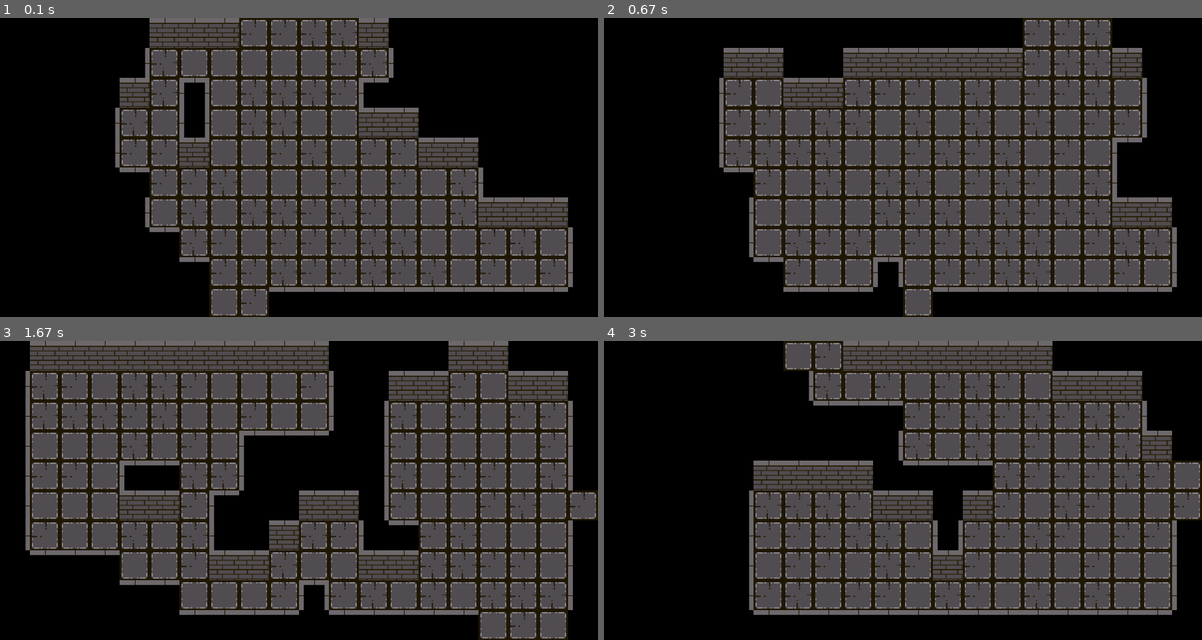
Above: before the commit, frames 1-4 (two rows, left to right).
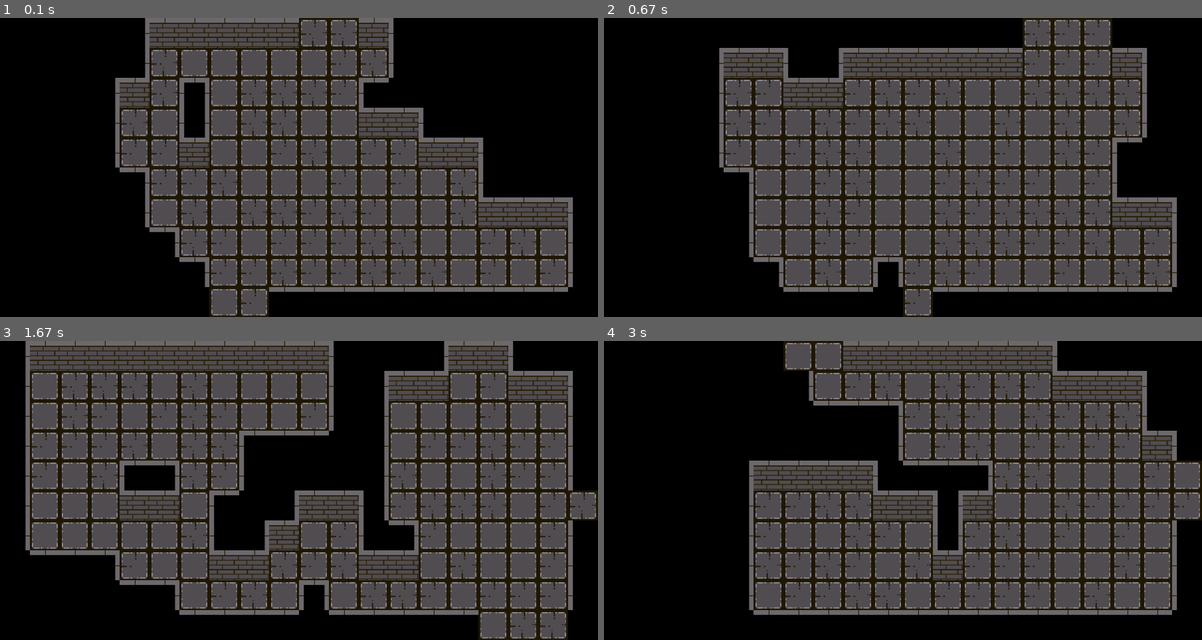
Above: after the commit, the same moments.

Repository: philogamer/pygame1
Game: pygame game, started from code.py
The game is run twice, just before and just after one commit, with the same random seed, the same clock (stepped at 60 frames per second) and the same inputs.
Inputs:
- Up to frame 1 (0.1 s): no input
- Up to frame 2 (0.67 s): tap Space at 0.33 s
- Up to frame 3 (1.67 s): tap Space at 0.67, 1, 1.33 s
- Up to frame 4 (3 s): tap Space at 1.67 s

The runs differ from the first frame. In frame 1, 1.2% of the frame differs, in the area x 19-96%, y 0-90%; in frame 2, 1.3%; in frame 3, 1.8%, in the area x 4-100%, y 0-100%; in frame 4, 1.2%.

Commit message:
fully complete the function of random the map for each stage

Diff:
--- a/code.py
+++ b/code.py
@@ -55,7 +55,9 @@
         elif type=='ST':
             self.img='assets/ST.png'
         elif type=='SRT':
-            self.img='assets/ST.png'
+            self.img='assets/SRT.png'
+        elif type=='S4':
+            self.img='assets/S4.png'
         self.img=pygame.image.load(self.img).convert_alpha()
         self.img=pygame.transform.scale(self.img,(75,75))
         self.rect=pygame.Rect(self.x,self.y,75,75)
@@ -66,12 +68,24 @@
         self.position=xy
         self.y=xy%10*75
         self.x=(xy-xy%10)/10*75
+        self.targetx=self.x
+        self.targety=self.y
+        self.direction='right'
+        self.speed=50
         self.img='assets/main'
         self.img=pygame.image.load(self.img).convert_alpha()
         self.img=pygame.transform.scale(self.img,(40,77))
         self.rect=pygame.Rect(self.x,self.y-(77-75),40,75)
     def draw(self,screen):
         screen.blit(self.img,(self.x,self.y))
+    def move(self,dt):
+        dx=self.targetx-self.x
+        self.direction='right' if dx>0 else 'left'
+        dy=self.targety-self.y
+        distance=math.hypot(dx,dy)
+        if self.speed*dt>=distance:
+            self.x=self.targetx
+            self.y
 class Creep:
     def __init__(self,xy,type):
         self.position=xy
@@ -316,13 +330,29 @@
                     map.append(Map(i,'W'))
                     w.append(i)
                 else:
-                    map.append(Map(i,'F'))
-                    insidef.append(i)
+                    if i in d:
+                        map.append(Map(i,'W'))
+                        w.append(i)
+                    else:
+                        map.append(Map(i,'F'))
+                        insidef.append(i)
         for i in insidef:
             i-=10
             if i in locate:
                 sr.append(i)
+        for i in w:
+            i-=10
+            if i in locate:
+                sr.append(i)
         for i in insidef:
+            i+=10
+            if i in locate:
+                if i in sr:
+                    slr.append(i)
+                    sr.remove(i)
+                else:
+                    sl.append(i)
+        for i in w:
             i+=10
             if i in locate:
                 if i in sr:
@@ -344,18 +374,14 @@
                     slr.remove(i)
                 else:
                     st.append(i)
-        #for i in locate:
-            #if (i-1 in sr or i-1 in srt) and (i+10 in st or i+10 in srt):
-                #cr.append(i)
-                #locate.remove(i)
-            #elif (i-1 in sl or i-1 in slt) and (i-10 in st or i-10 in slt):
-                #cl.append(i)
-                #locate.remove(i)
-            #elif i in slr:
-                #crl.append(i)
-                #locate.remove(i)
-            #else:
-                #st.append(i)
+
+
+        #có thể làm góc sau này, có thể làm cạnh cho cửa
+        for i in locate:
+            v.append(i)
+        if v:
+            for i in v:
+                obstacle.append(Obstacle(i,'V'))
         if sr:
             for i in sr:
                 locate.remove(i)
Binary file added: assets/S4.png
Binary file added: assets/SRT.png
